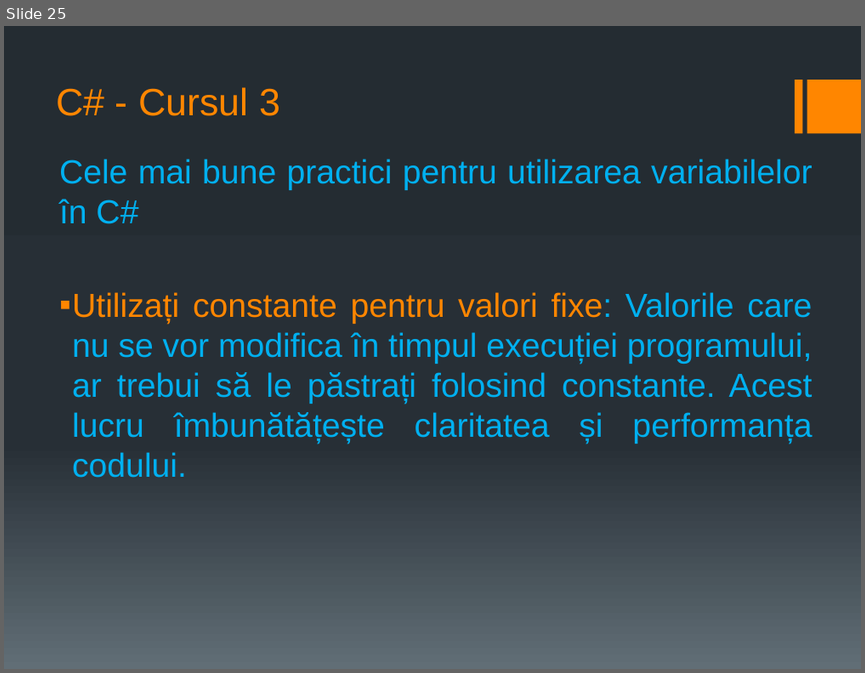
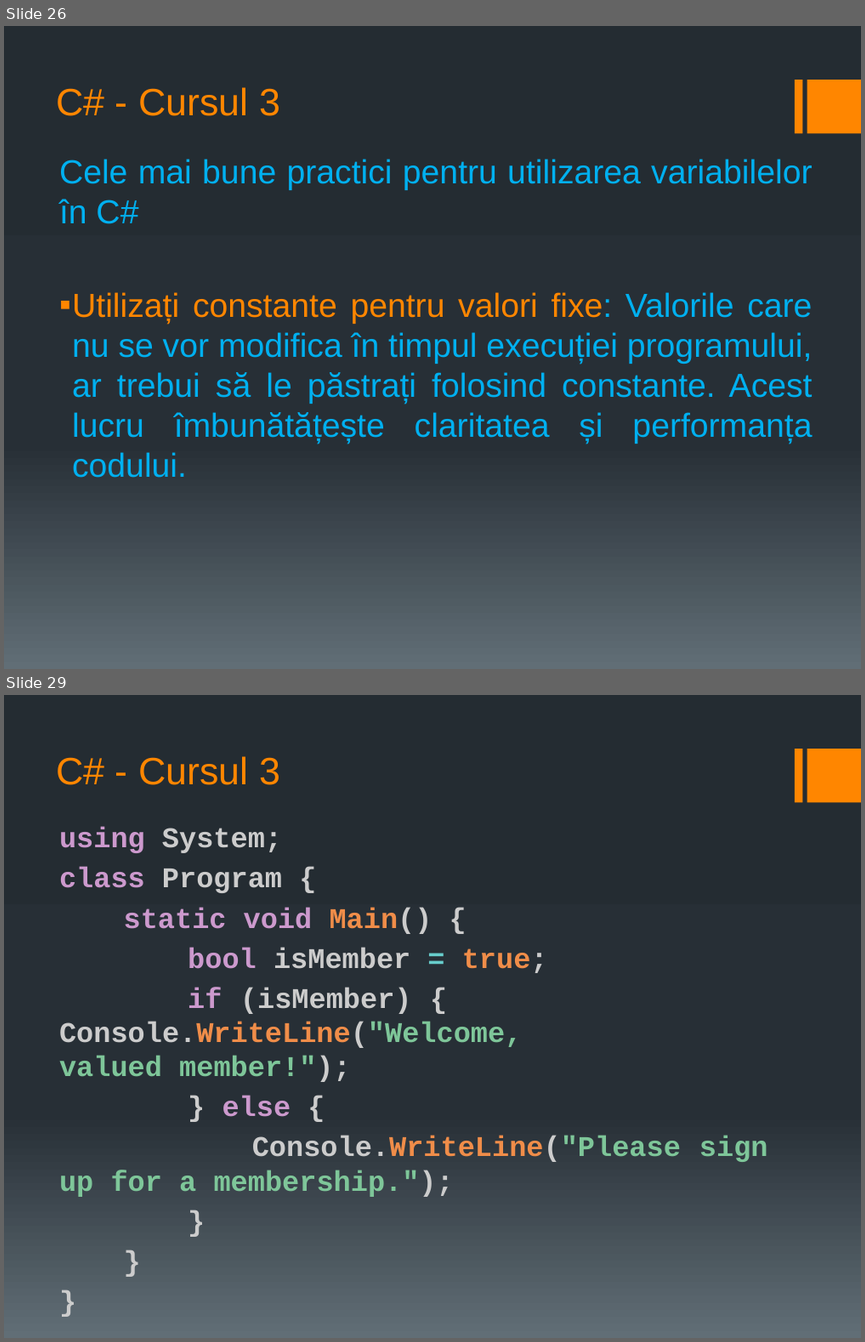
Before and after one commit to PelleRemus/Geoinformatica_Promotia_2025_2028, a slide deck: AlgoritmiSiStructuriDeDate1/Cursuri/cursul 3.pptx. Shown one above the other, each under a label of ours: slide 25 before the commit, slides 26 and 29 after it; the slides between them are not shown. The pictures are 865x673 and 865x1342 pixels, drawn with LibreOffice and Linux fonts; fonts in the diff are those of the drawing. Boxes give left, top, right and bottom in pixels: in the first picture for what was removed or moved away, otherwise in the second. Text is boxed around its words. In the diff, an @@ line names an element or a change of style, - is before the commit and + after.

```diff
--- a/AlgoritmiSiStructuriDeDate1/Cursuri/cursul 3.pptx
+++ b/AlgoritmiSiStructuriDeDate1/Cursuri/cursul 3.pptx
@@ slide 29 added at (x1=4, y1=695, x2=861, y2=1338), background gradient #242C33 to #273037 to #636D76; not listed: 2 template elements that a slide beside it also shows @@
@@ title added at (x1=56, y1=756, x2=280, y2=785), 32 pt, text #FF8600 @@
+C# - Cursul 3
@@ text added at (x1=59, y1=827, x2=768, y2=1197), 24 pt, text #CCCCCC, bold @@
+using System;
+class Program {
+static void Main() {
+bool isMember = true;
+if (isMember) { Console.WriteLine("Welcome, valued member!");
+} else {
+Console.WriteLine("Please sign up for a membership.");
+}
+}
+}
@@ what was slide 25 is now slide 26 @@
```
Also in this commit, not shown: 2 slides changed, 22 other slides added, 5 other files.
